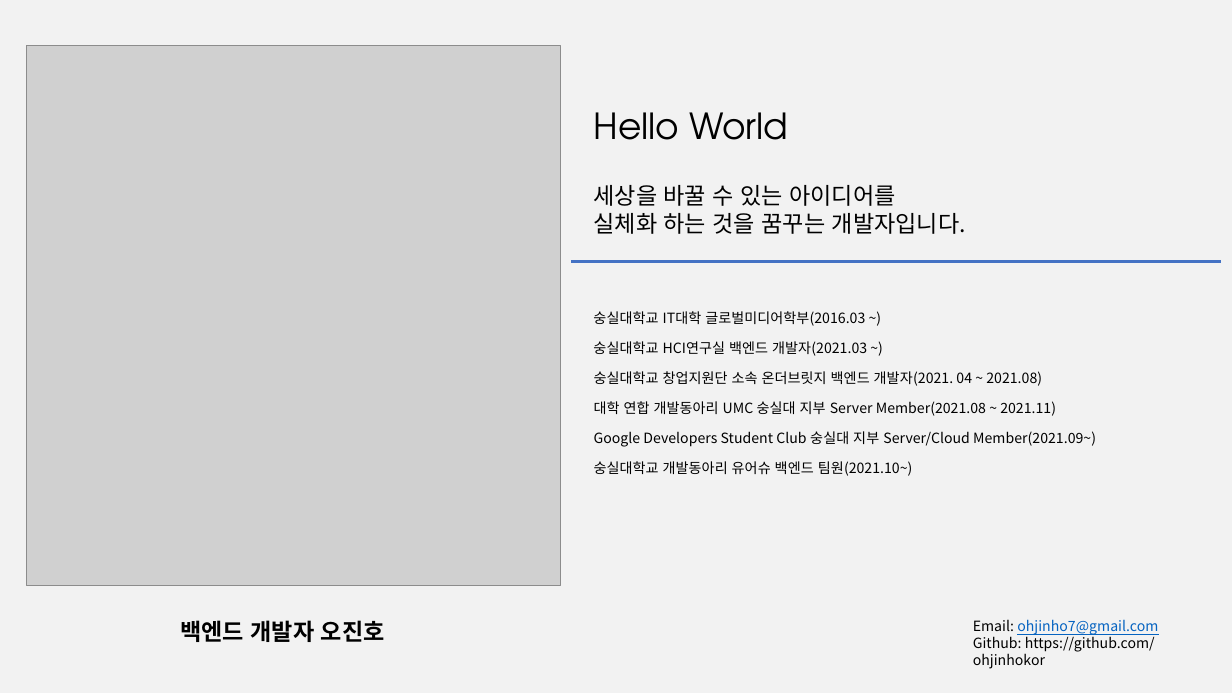
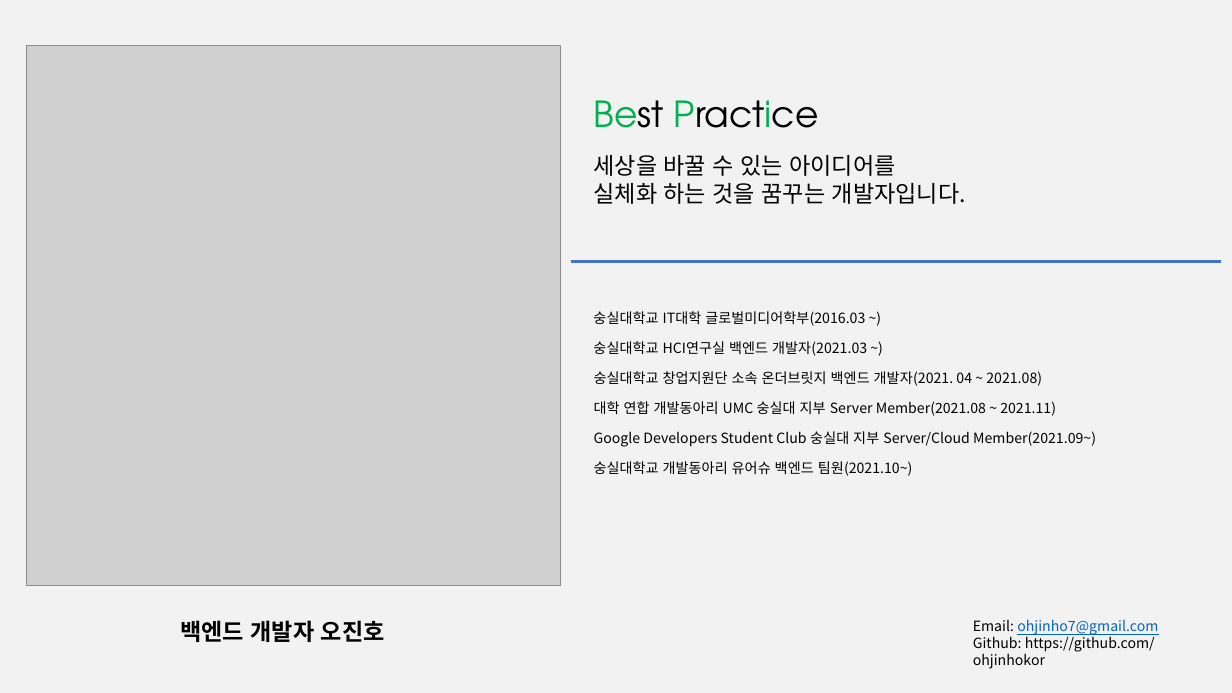
Before and after one commit to ohjinhokor/PortFolio, a slide deck: slide 1 of 오진호 포토폴리오.pptx. Drawn at 1232x693 pixels with LibreOffice and Linux fonts; fonts in the diff are those of the drawing; grey boxes stand for pictures. Boxes give left, top, right and bottom in pixels: in the first picture for what was removed or moved away, otherwise in the second. Text is boxed around its words. In the diff, an @@ line names an element or a change of style, - is before the commit and + after.

```diff
--- a/오진호 포토폴리오.pptx
+++ b/오진호 포토폴리오.pptx
@@ text at (594,100,819,128): text changed @@
-Hello World
+Best Practice
@@ text "세상을 바꿀 수 있는 아이디어를": place and size @@
-text "세상을 바꿀 수 있는 아이디어를" at (593,185,966,234)
+text "세상을 바꿀 수 있는 아이디어를" at (593,155,966,204)
```
Also in this commit, not shown: 1 other slide changed, 2 slides added, 2 other files.
